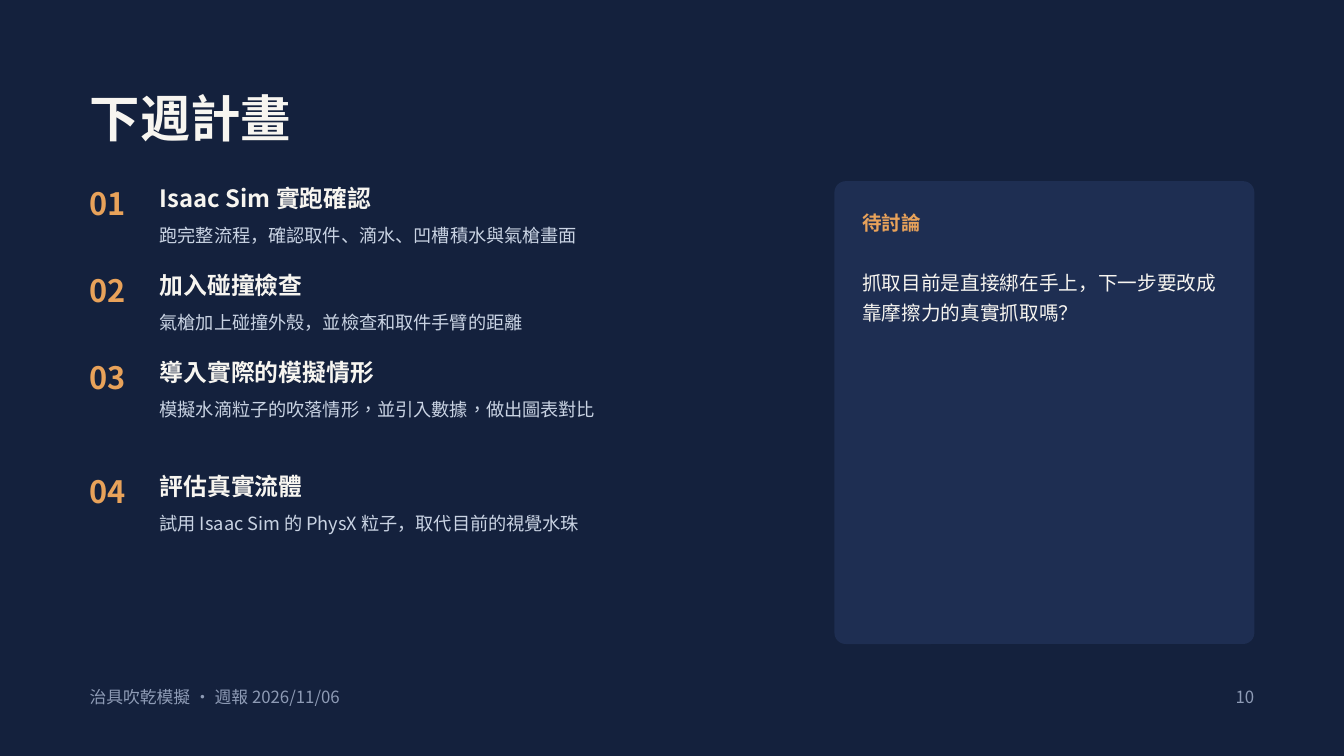
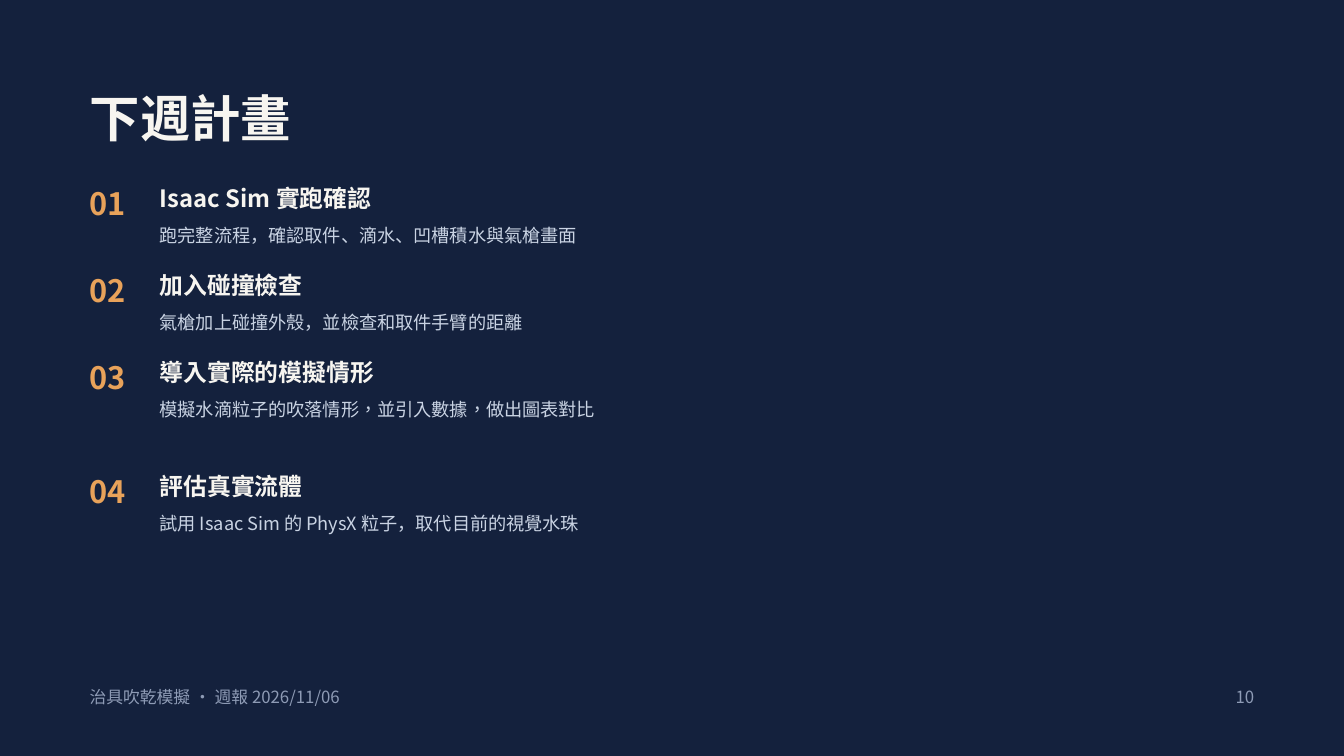
Before and after one commit to stanleylin9999/wafer, a slide deck: slide 10 of 週報/12_2026-11-13_週報.pptx (slide 12 before the commit). Drawn at 1344x756 pixels with LibreOffice and Linux fonts; fonts in the diff are those of the drawing. Boxes give left, top, right and bottom in pixels: in the first picture for what was removed or moved away, otherwise in the second. Text is boxed around its words. In the diff, an @@ line names an element or a change of style, - is before the commit and + after.

```diff
--- a/週報/12_2026-11-13_週報.pptx
+++ b/週報/12_2026-11-13_週報.pptx
@@ rounded rectangle removed at (835, 181, 1255, 644) @@
@@ text removed at (862, 213, 921, 232) @@
-待討論
@@ text removed at (862, 273, 1216, 322) @@
-抓取目前是直接綁在手上，下一步要改成靠摩擦力的真實抓取嗎？
```
Also in this commit, not shown: 4 other slides changed, 2 slides removed.
